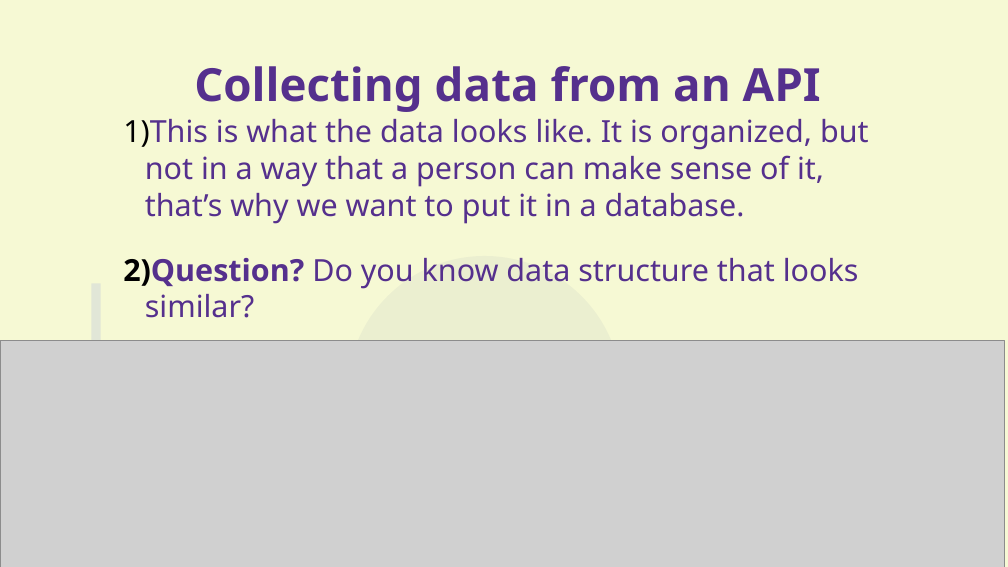
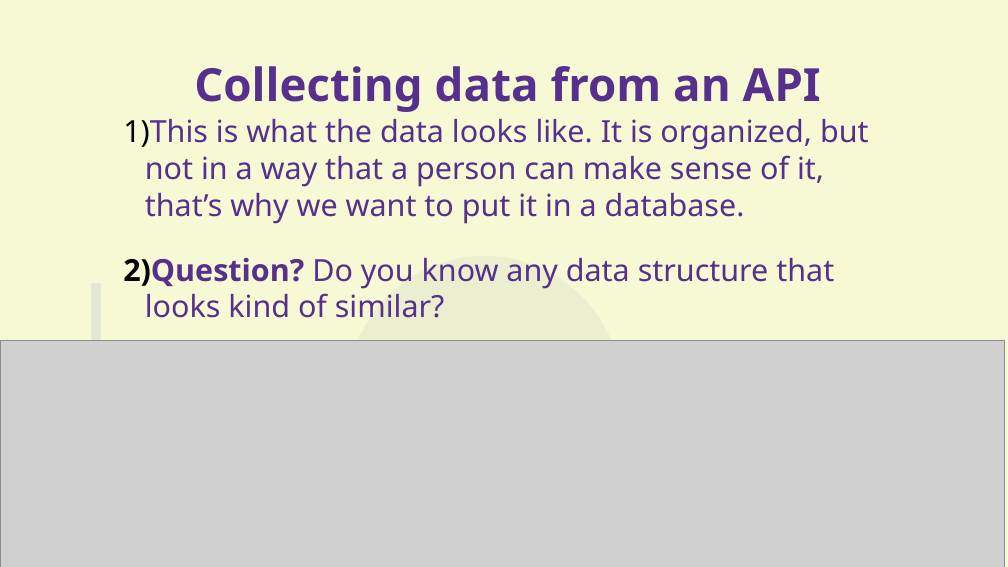
Before and after one commit to aram-de/aas_workshop_pub, a slide deck: slide 24 of presentation_KhanRev.odp. Drawn at 1008x567 pixels with LibreOffice and Linux fonts; fonts in the diff are those of the drawing; grey boxes stand for pictures. Boxes give left, top, right and bottom in pixels: in the first picture for what was removed or moved away, otherwise in the second. Text is boxed around its words. In the diff, an @@ line names an element or a change of style, - is before the commit and + after.

```diff
--- a/presentation_KhanRev.odp
+++ b/presentation_KhanRev.odp
@@ text at bbox=[123, 258, 834, 318]: text changed @@
-2) Question? Do you know data structure that looks similar?
+2) Question? Do you know any data structure that looks kind of similar?
```
Also in this commit, not shown: 26 other slides changed, 2 slides added, 5 slides removed, 2 other files.
